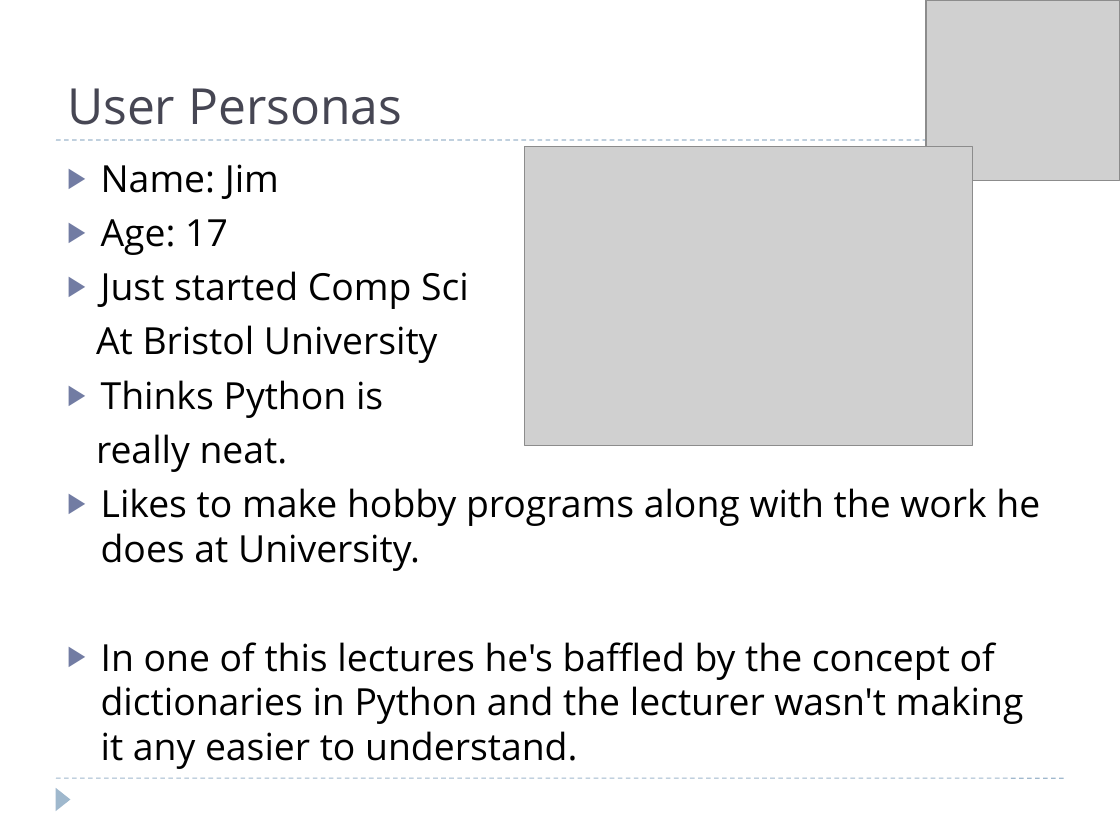
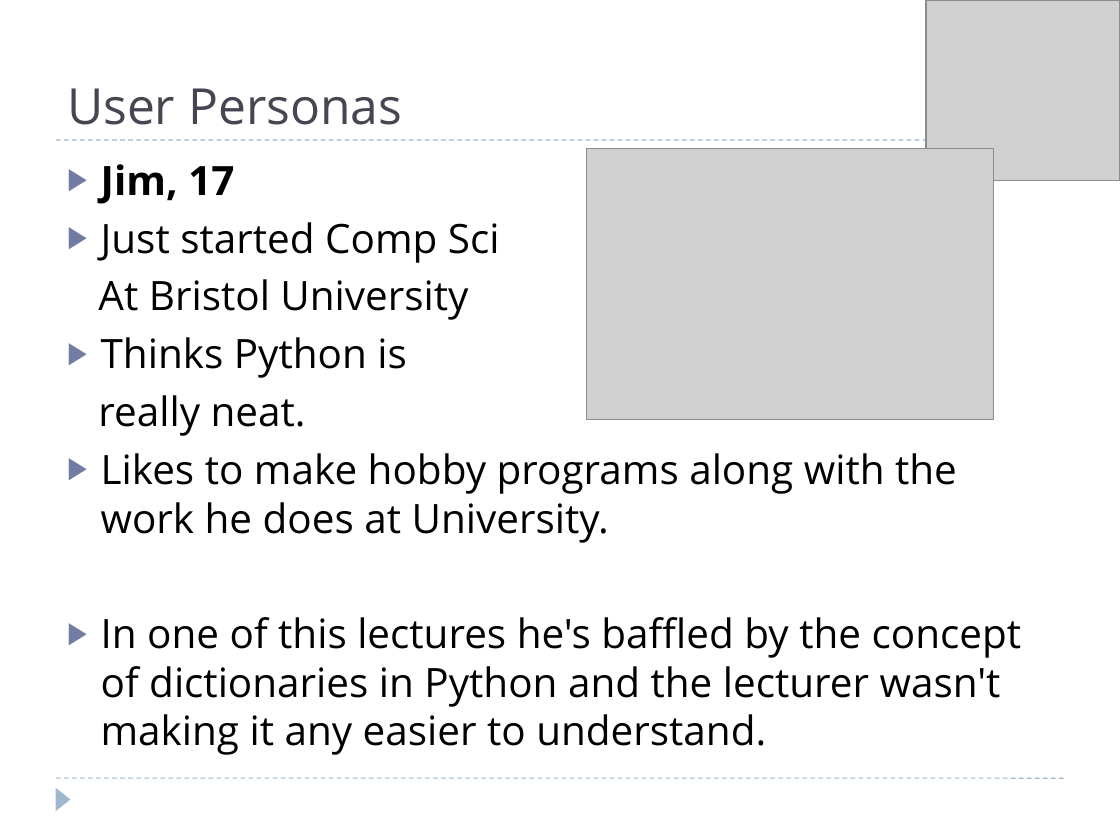
Before and after one commit to projectgoav/studeso, a slide deck: slide 4 of docs/presentation.pptx. Drawn at 1120x840 pixels with LibreOffice and Linux fonts; fonts in the diff are those of the drawing; grey boxes stand for pictures. Boxes give left, top, right and bottom in pixels: in the first picture for what was removed or moved away, otherwise in the second. Text is boxed around its words. In the diff, an @@ line names an element or a change of style, - is before the commit and + after.

```diff
--- a/docs/presentation.pptx
+++ b/docs/presentation.pptx
@@ picture: place and size @@
-picture at (524, 147, 972, 446)
+picture at (587, 148, 993, 419)
@@ text at (101, 164, 234, 204): text changed; size 24.1 to 26 pt; bold on @@
-▶ Name: Jim
-▶ Age: 17
+▶ Jim, 17
@@ text at (98, 222, 1022, 755): size 24.1 to 26 pt @@
```
Also in this commit, not shown: 1 other slide changed, 3 slides added, 1 slide removed, 3 other files.
